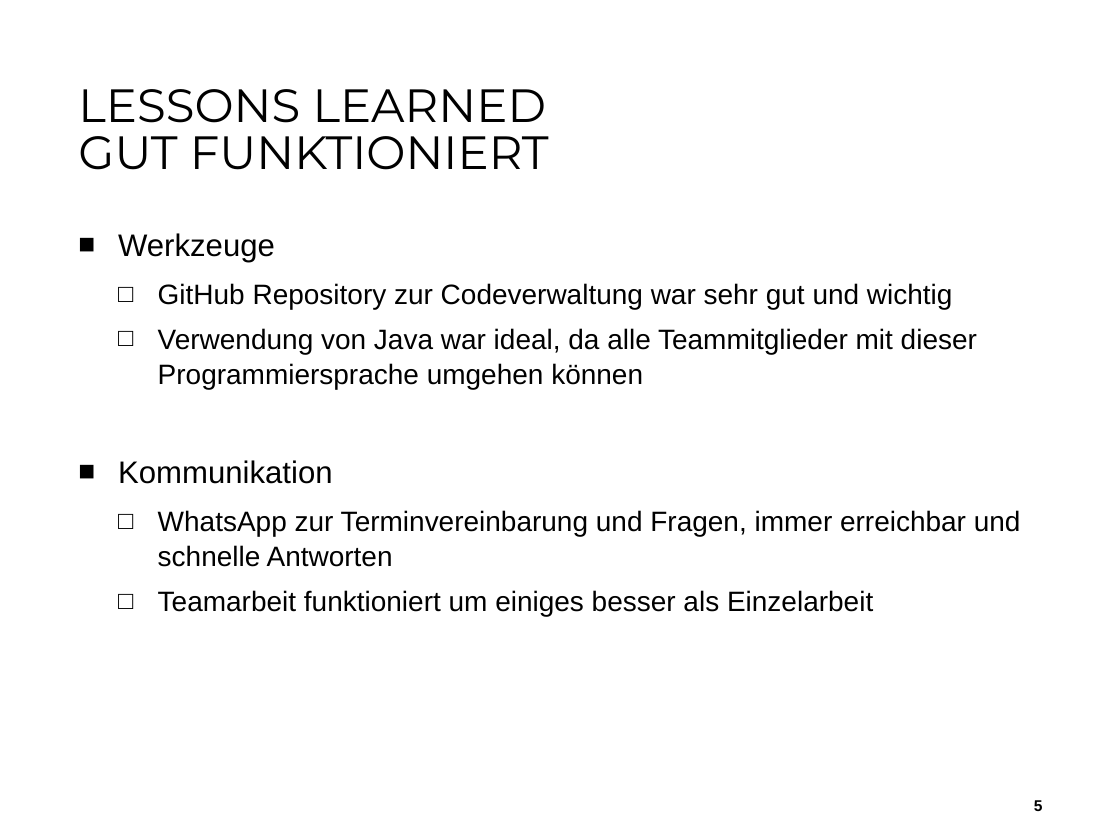
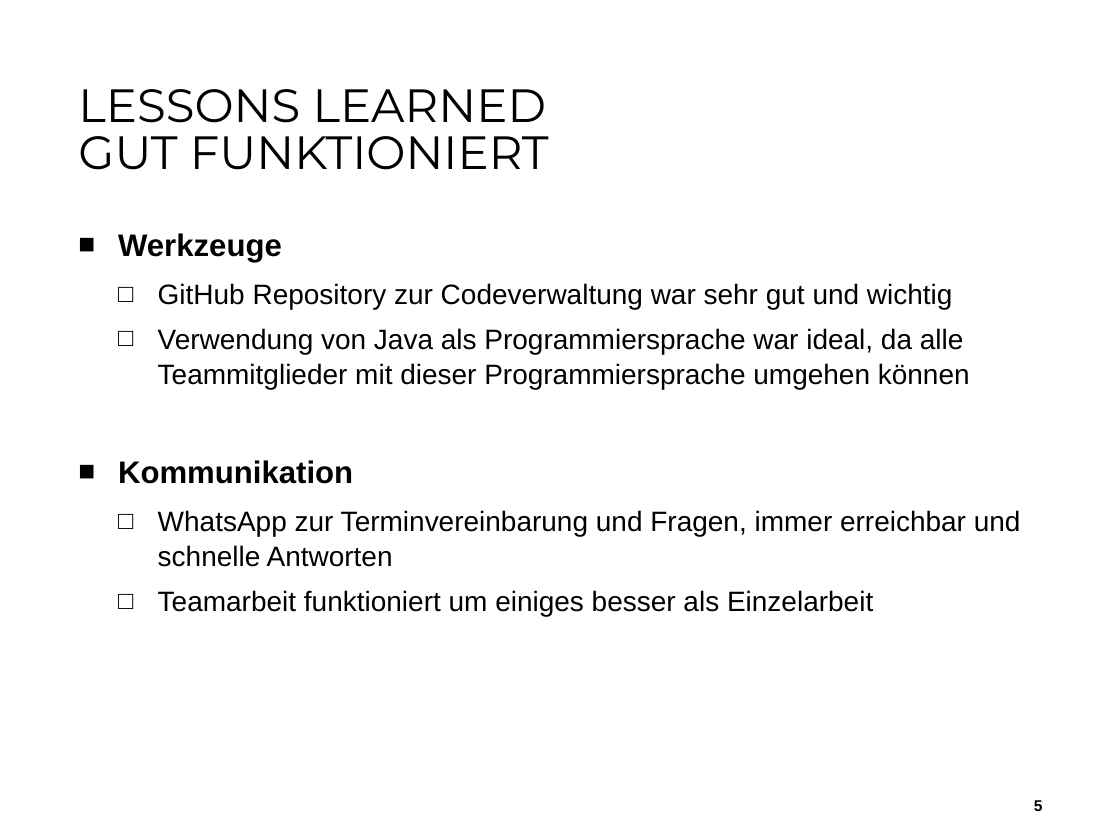
Before and after one commit to aistleithnera/258321_DKE_PR, a slide deck: slide 5 of Dokumente/Projektabschluss/Endabgabe_Projektabschluss.pptx. Drawn at 1120x840 pixels with LibreOffice and Linux fonts; fonts in the diff are those of the drawing; background and template pictures are left out. Boxes give left, top, right and bottom in pixels: in the first picture for what was removed or moved away, otherwise in the second. Text is boxed around its words. In the diff, an @@ line names an element or a change of style, - is before the commit and + after.

```diff
--- a/Dokumente/Projektabschluss/Endabgabe_Projektabschluss.pptx
+++ b/Dokumente/Projektabschluss/Endabgabe_Projektabschluss.pptx
@@ text at [118, 233, 353, 484]: bold on in "Werkzeuge", "Kommunikation" @@
@@ text at [158, 328, 970, 389]: text changed @@
-  □ Verwendung von Java war ideal, da alle Teammitglieder mit dieser Programmiersprache umgehen können
+  □ Verwendung von Java als Programmiersprache war ideal, da alle Teammitglieder mit dieser Programmiersprache umgehen können
```
Also in this commit, not shown: 2 other slides changed, 1 slide removed, 1 other file.
